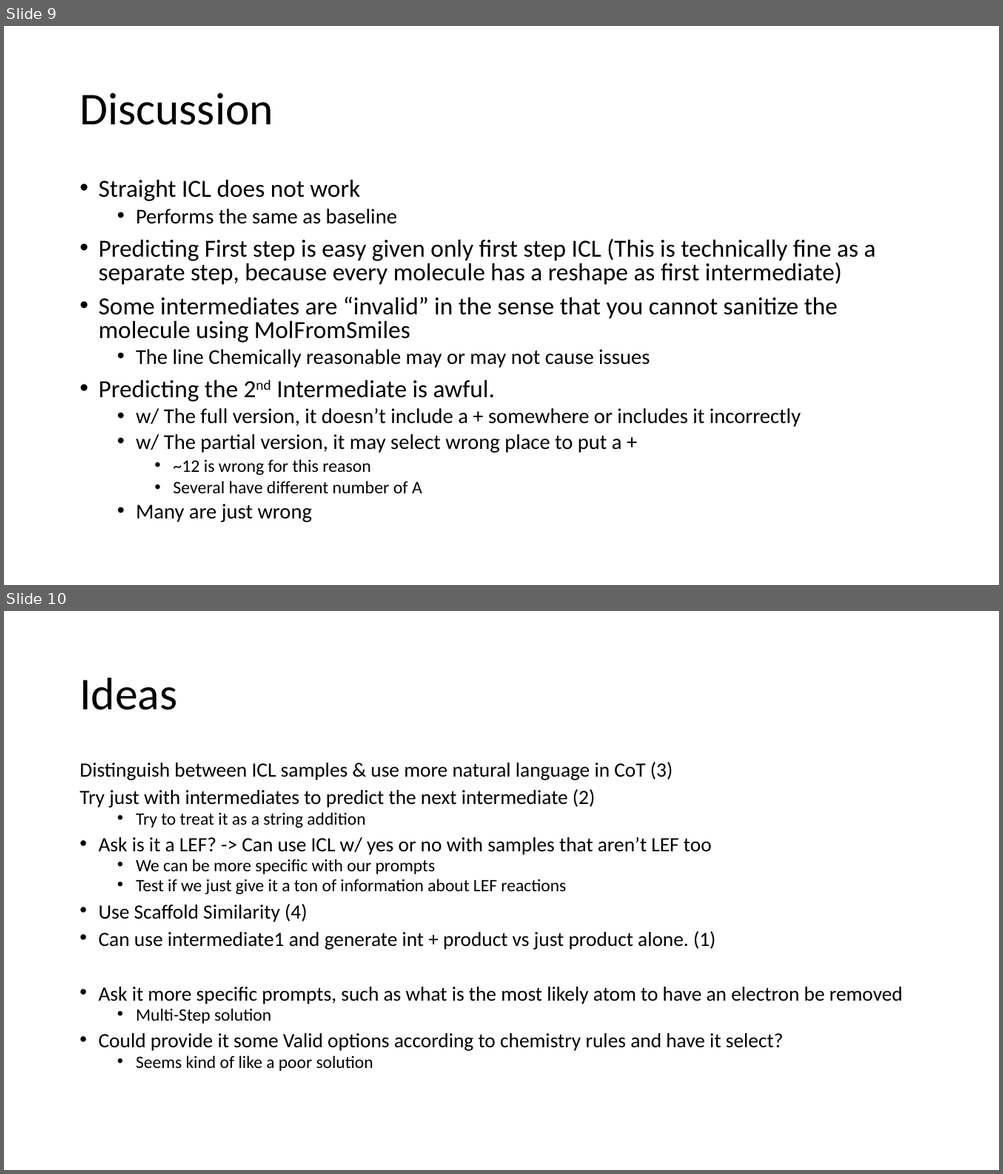
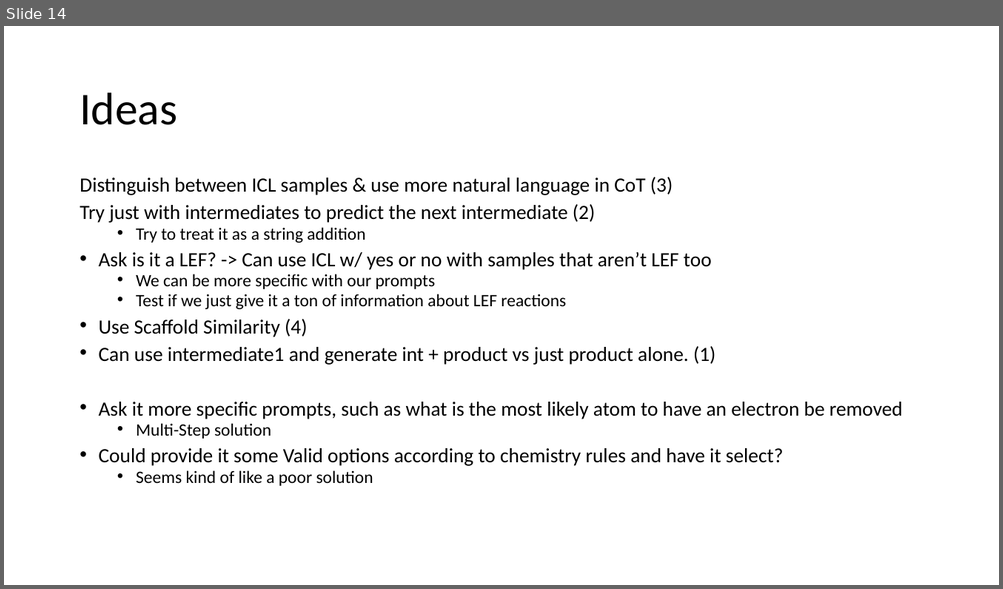
Before and after one commit to JohnDLee/ChemistryPE, a slide deck: pptx/7-21-2023.pptx. Shown one above the other, each under a label of ours: slides 9 and 10 before the commit, slide 14 after it. The pictures are 1003x1174 and 1003x589 pixels, drawn with LibreOffice and Linux fonts; fonts in the diff are those of the drawing. Boxes give left, top, right and bottom in pixels: in the first picture for what was removed or moved away, otherwise in the second. Text is boxed around its words. In the diff, an @@ line names an element or a change of style, - is before the commit and + after.

```diff
--- a/pptx/7-21-2023.pptx
+++ b/pptx/7-21-2023.pptx
@@ slide 9 removed at (x1=4, y1=26, x2=999, y2=585), background #FFFFFF @@
@@ title removed at (x1=79, y1=93, x2=273, y2=125) @@
-Discussion
@@ text removed at (x1=99, y1=180, x2=876, y2=523) @@
-• Straight ICL does not work
-  • Performs the same as baseline
-• Predicting First step is easy given only first step ICL (This is technically fine as a separate step, because every molecule has a reshape as first intermediate)
-• Some intermediates are “invalid” in the sense that you cannot sanitize the molecule using MolFromSmiles
-  • The line Chemically reasonable may or may not cause issues
-• Predicting the 2nd Intermediate is awful.
-  • w/ The full version, it doesn’t include a + somewhere or includes it incorrectly
-  • w/ The partial version, it may select wrong place to put a +
-    • ~12 is wrong for this reason
-    • Several have different number of A
-  • Many are just wrong
@@ what was slide 10 is now slide 14 @@
```
Also in this commit, not shown: 3 slides changed, 9 slides added, 4 other slides removed, 42 other files.
